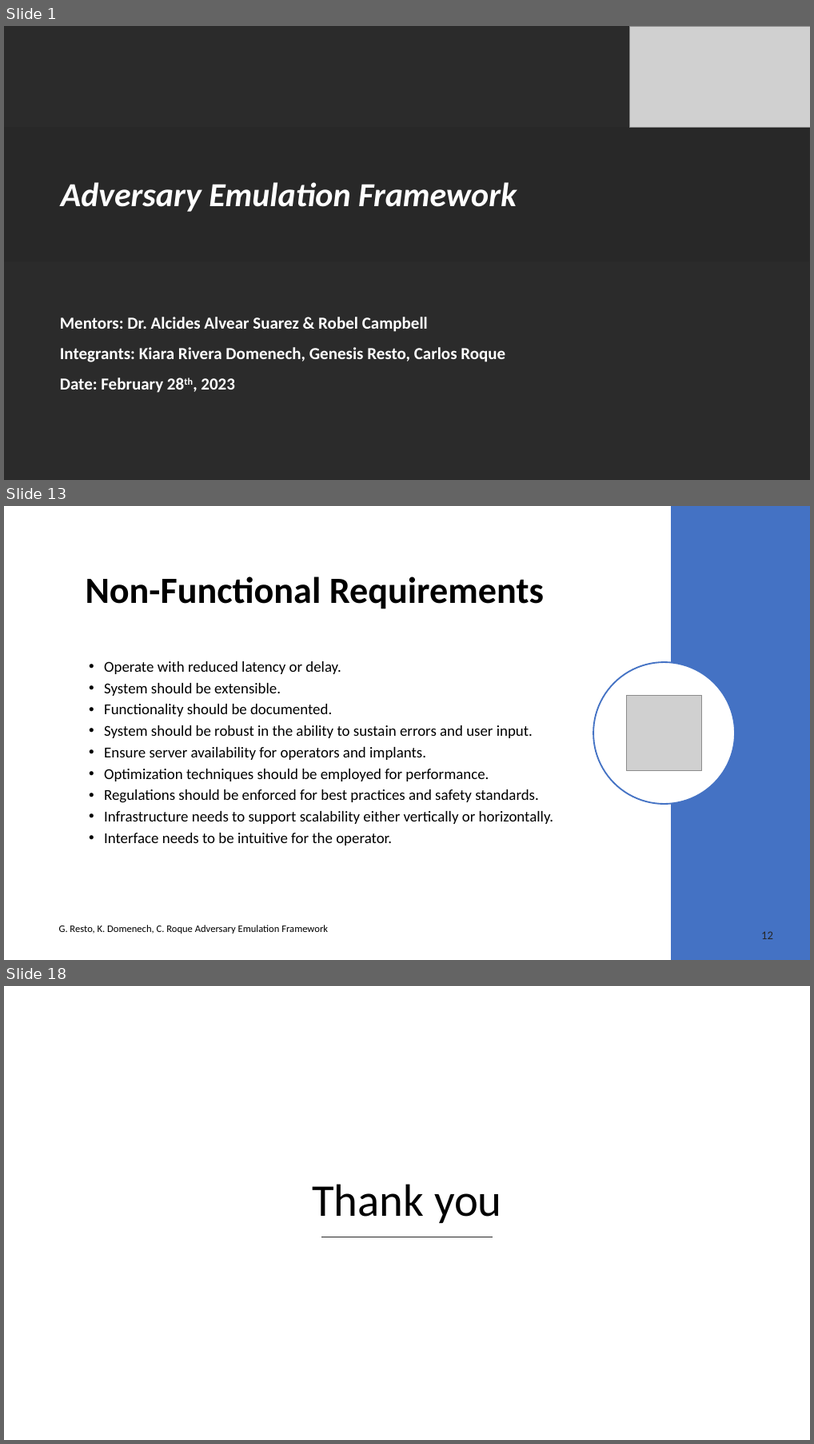
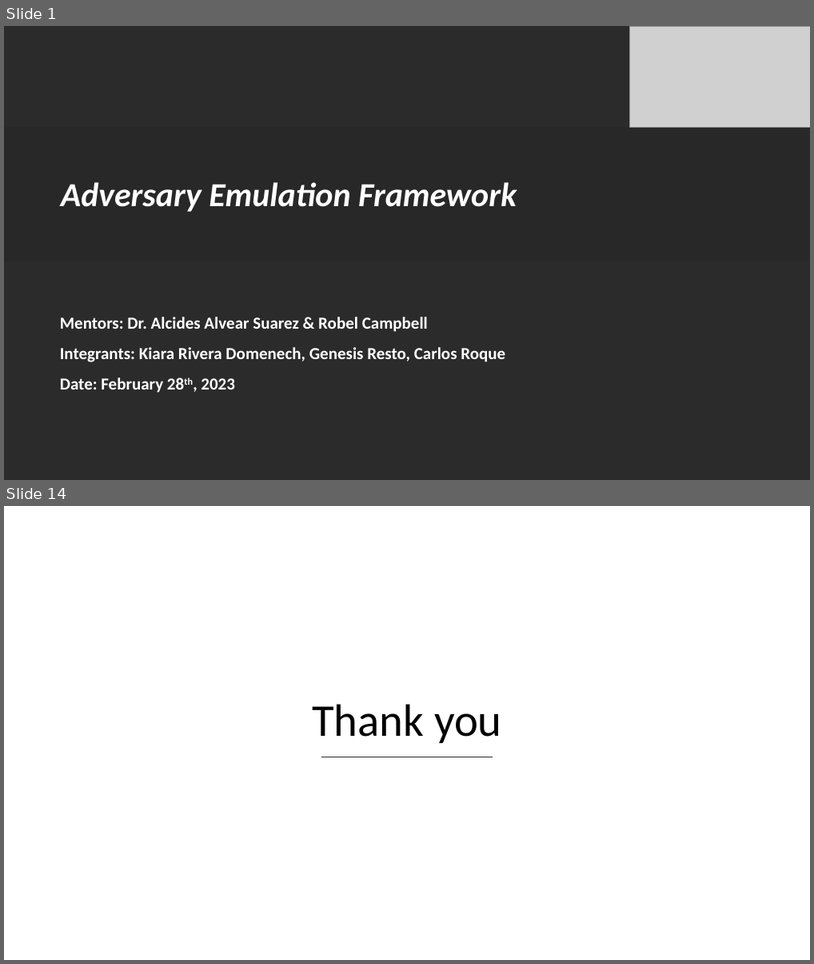
Before and after one commit to racoten/Capstone, a slide deck: Design/Capstone Final Presentation.pptx. Shown one above the other, each under a label of ours: slides 1, 13 and 18 before the commit, slides 1 and 14 after it; the slides between them are not shown. The pictures are 814x1444 and 814x964 pixels, drawn with LibreOffice and Linux fonts; fonts in the diff are those of the drawing; grey boxes stand for pictures; background and template pictures are left out; a plain dark background stands for a picture behind light text. Boxes give left, top, right and bottom in pixels: in the first picture for what was removed or moved away, otherwise in the second. Text is boxed around its words. In the diff, an @@ line names an element or a change of style, - is before the commit and + after.

```diff
--- a/Design/Capstone Final Presentation.pptx
+++ b/Design/Capstone Final Presentation.pptx
@@ slide 13 removed at box(4, 506, 810, 960), background #FFFFFF @@
@@ rectangle removed at box(671, 506, 810, 960) @@
@@ title removed at box(86, 576, 544, 609) @@
-Non-Functional Requirements
@@ text removed at box(104, 661, 554, 845) @@
-• Operate with reduced latency or delay.
-• System should be extensible.
-• Functionality should be documented.
-• System should be robust in the ability to sustain errors and user input.
-• Ensure server availability for operators and implants.
-• Optimization techniques should be employed for performance.
-• Regulations should be enforced for best practices and safety standards.
-• Infrastructure needs to support scalability either vertically or horizontally.
-• Interface needs to be intuitive for the operator.
@@ ellipse removed at box(594, 662, 735, 804) @@
@@ picture removed at box(627, 696, 702, 771) @@
@@ text removed at box(59, 924, 328, 933) @@
-G. Resto, K. Domenech, C. Roque Adversary Emulation Framework
@@ text removed at box(762, 931, 774, 939) @@
-12
@@ what was slide 18 is now slide 14 @@
```
Also in this commit, not shown: 5 slides changed, 7 slides added, 10 other slides removed, 7 other files.
